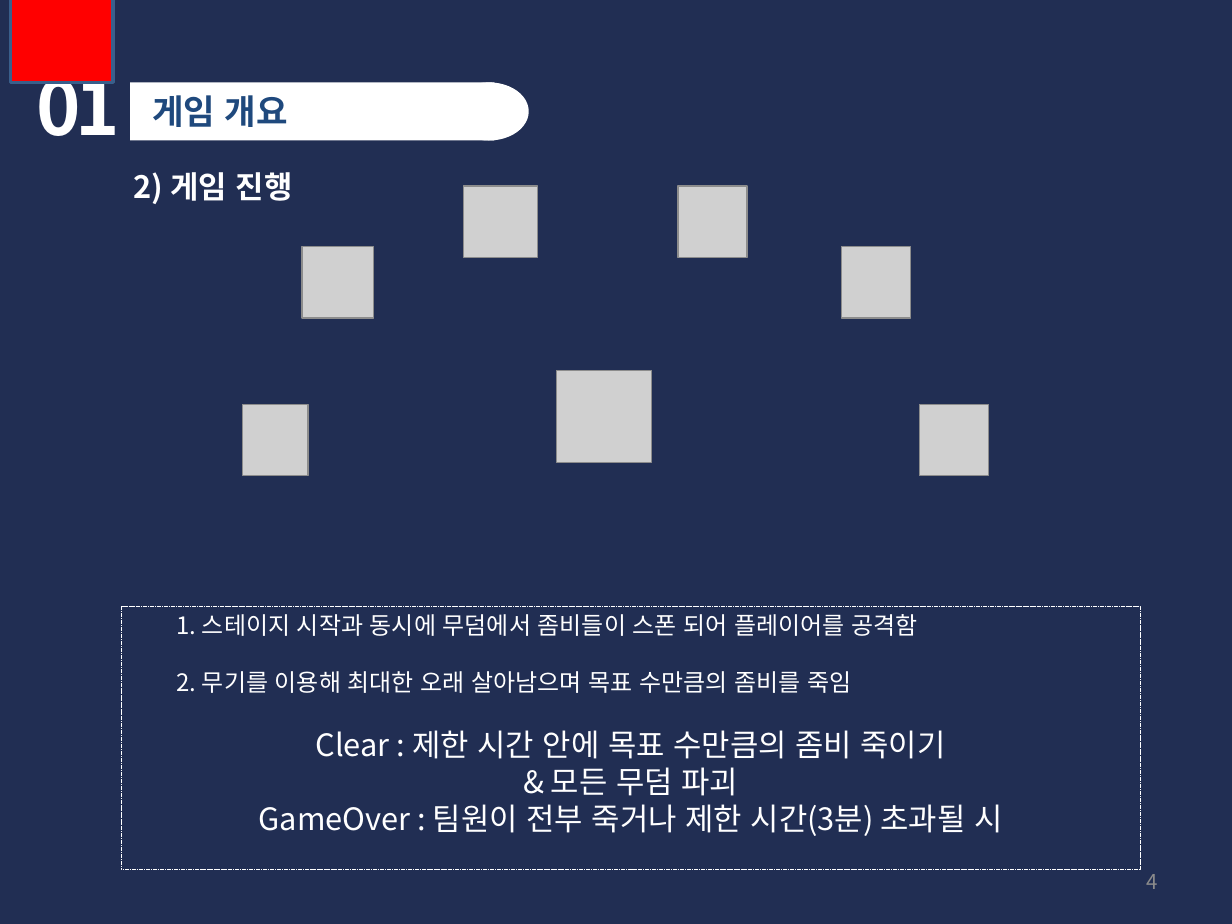
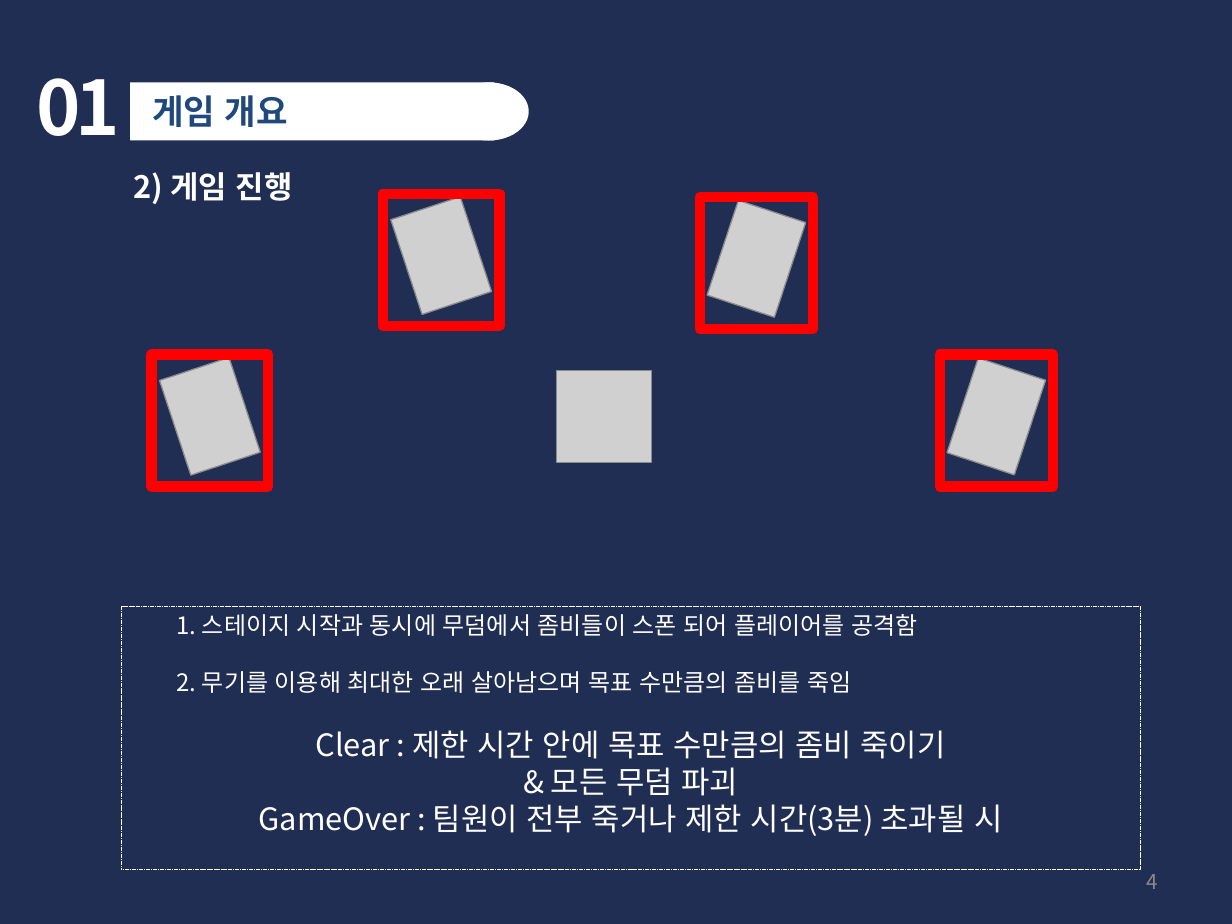
Before and after one commit to SuperHong94/Graduation_Project, a slide deck: slide 4 of plan/중간 발표.pptx. Drawn at 1232x924 pixels with LibreOffice and Linux fonts; fonts in the diff are those of the drawing; grey boxes stand for pictures. Boxes give left, top, right and bottom in pixels: in the first picture for what was removed or moved away, otherwise in the second. Text is boxed around its words. In the diff, an @@ line names an element or a change of style, - is before the commit and + after.

```diff
--- a/plan/중간 발표.pptx
+++ b/plan/중간 발표.pptx
@@ rectangle removed at bbox=[11, 0, 113, 83] @@
@@ rectangle added at bbox=[383, 193, 500, 325], outline #FF0000 6 pt @@
@@ picture added at bbox=[390, 197, 491, 314] @@
@@ picture removed at bbox=[463, 186, 537, 257] @@
@@ picture removed at bbox=[678, 186, 747, 257] @@
@@ rectangle added at bbox=[700, 197, 813, 329], outline #FF0000 6 pt @@
@@ picture added at bbox=[707, 201, 806, 318] @@
@@ picture removed at bbox=[302, 246, 373, 318] @@
@@ picture removed at bbox=[841, 246, 910, 318] @@
@@ rectangle added at bbox=[152, 355, 269, 487], outline #FF0000 6 pt @@
@@ picture added at bbox=[160, 358, 260, 476] @@
@@ rectangle added at bbox=[940, 355, 1053, 487], outline #FF0000 6 pt @@
@@ picture added at bbox=[947, 358, 1046, 476] @@
@@ picture removed at bbox=[243, 404, 308, 476] @@
@@ picture removed at bbox=[919, 404, 988, 476] @@
```
Also in this commit, not shown: 1 other slide changed, 23 other files.
